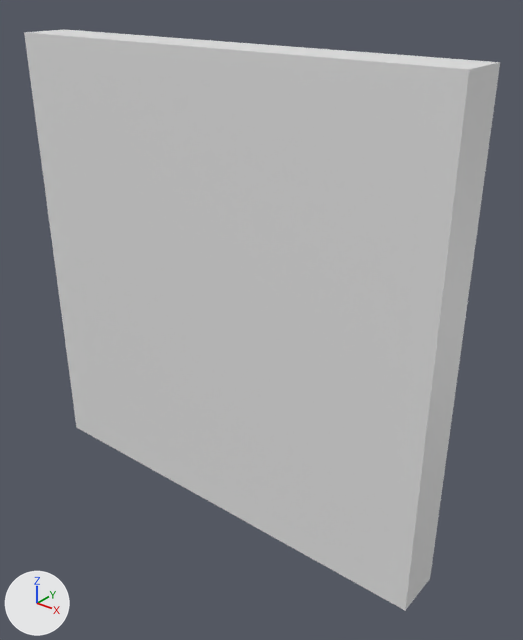
The COLLADA model Assets/World/Levels/module_0.dae: old version first, new version second.
One viewpoint serves both versions: a 50 mm camera at (36.9, -39.0, 24.9) aimed at (2.7, 3.7, -1.6). Every picture has the same lights, and +X, +Y and +Z are marked at lower left. Where no turn or scale is listed for an object, it has been applied to the vertices. Vertices at the same position are counted once.

Objects in the first picture: 'SCENE'.
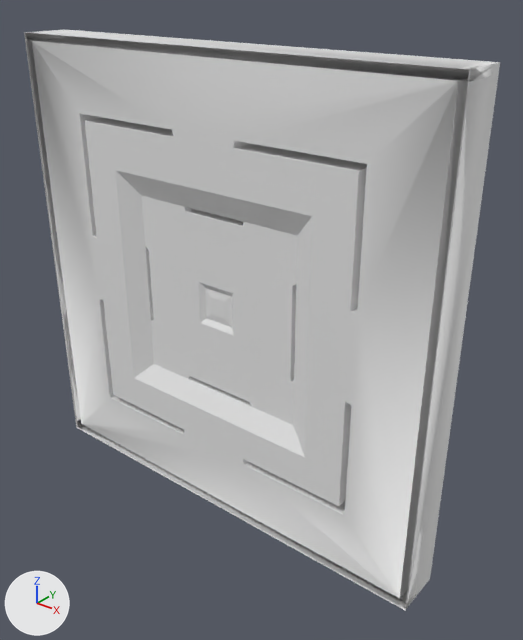
The newer file is also turned or shifted as a whole; pictures and numbers use the older file's frame.

Location of each change, (x1, y1, x2, y2) in pixels of the pictures (523 x 640 px):
part 1 of me_scene, deleted
    before: (24, 32, 469, 610)

What the commit changed:
me_scene is used by ob_scene; location (0.0, 0.0, 0.0).
me_scene had 192 vertices, 396 faces and spanned x -20.0..20.0, y -0.1..5.1, z -20.0..20.0.
me_scene now has 188 vertices, 378 faces and spans x -20.0..20.0, y -0.1..5.1, z -20.0..20.0.
Part 1, on me_scene:
4 vertices are removed from x -19.3..19.3, y -0.1, z -19.3..19.3.
18 faces are deleted.
